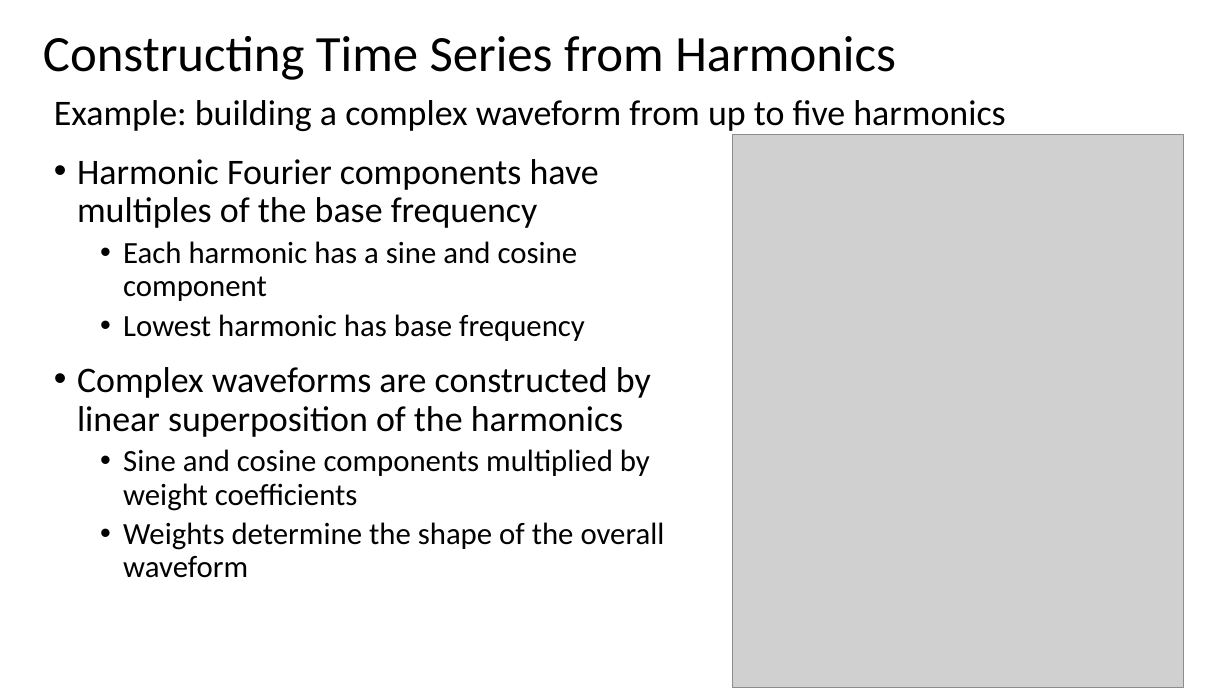
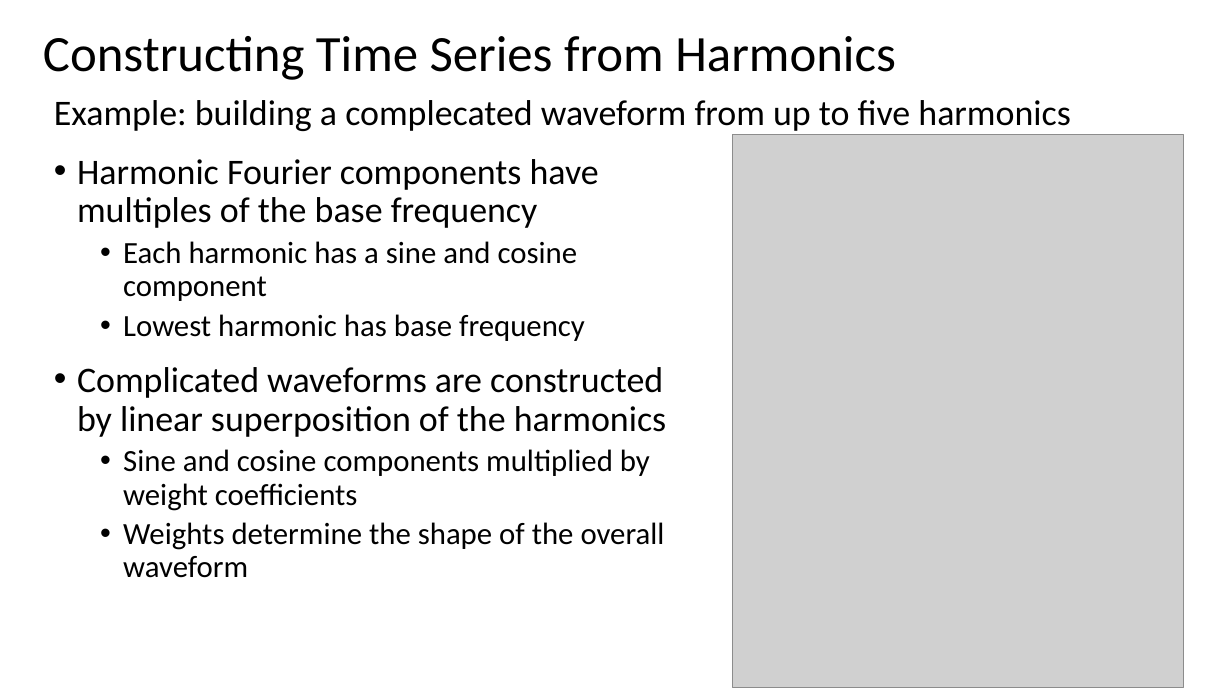
Before and after one commit to StephenElston/CSCI-E-83, a slide deck: slide 14 of LectureSlides/14_ComplexTimeSeries.pptx (slide 12 before the commit). Drawn at 1232x693 pixels with LibreOffice and Linux fonts; fonts in the diff are those of the drawing; grey boxes stand for pictures. Boxes give left, top, right and bottom in pixels: in the first picture for what was removed or moved away, otherwise in the second. Text is boxed around its words. In the diff, an @@ line names an element or a change of style, - is before the commit and + after.

```diff
--- a/LectureSlides/14_ComplexTimeSeries.pptx
+++ b/LectureSlides/14_ComplexTimeSeries.pptx
@@ text at <box>54,100,1070,131</box>: text changed @@
-Example: building a complex waveform from up to five harmonics
+Example: building a complecated waveform from up to five harmonics
@@ text at <box>77,367,666,437</box>: text changed @@
-• Complex waveforms are constructed by linear superposition of the harmonics
+• Complicated waveforms are constructed by linear superposition of the harmonics
```
Also in this commit, not shown: 7 other slides changed, 10 slides added, 1 slide removed.
